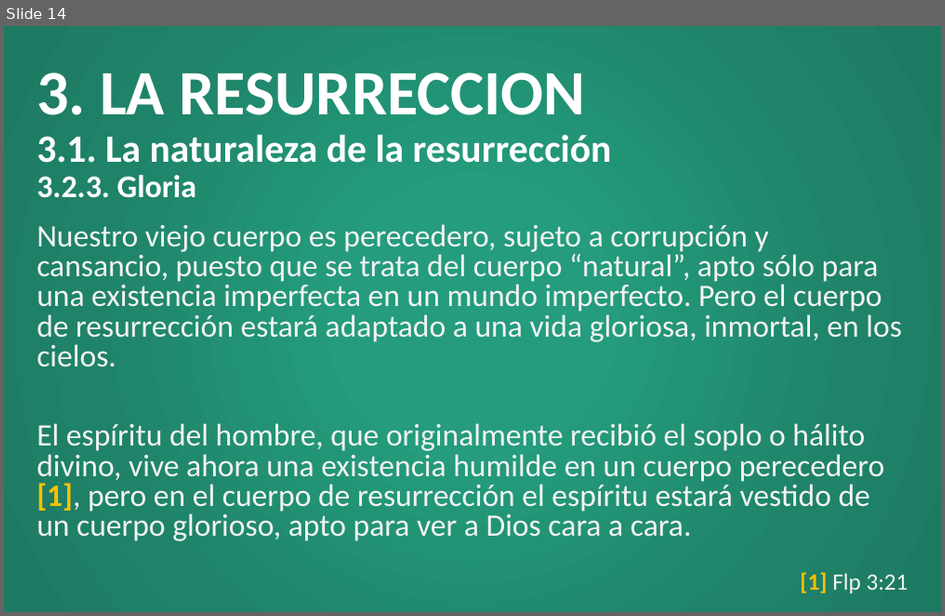
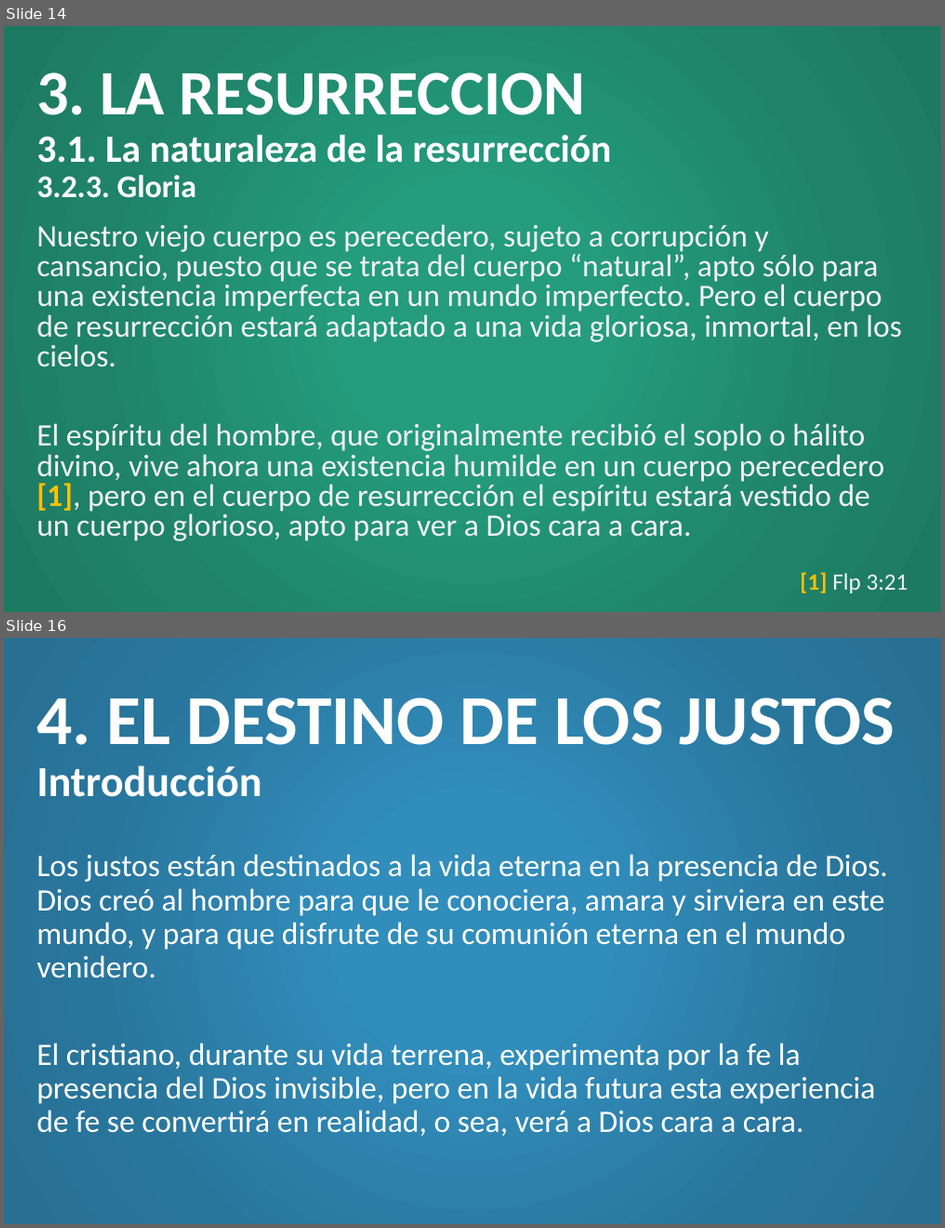
Before and after one commit to CreyTuning/documents, a slide deck: slideshow/Teologia Sistematica y Biblica - Myer Pearlman/Clases/10. Acontecimientos finales.pptx. Shown one above the other, each under a label of ours: slide 14 before the commit, slides 14 and 16 after it; the slides between them are not shown. The pictures are 945x616 and 945x1228 pixels, drawn with LibreOffice and Linux fonts; fonts in the diff are those of the drawing. Boxes give left, top, right and bottom in pixels: in the first picture for what was removed or moved away, otherwise in the second. Text is boxed around its words. In the diff, an @@ line names an element or a change of style, - is before the commit and + after.

```diff
--- a/slideshow/Teologia Sistematica y Biblica - Myer Pearlman/Clases/10. Acontecimientos finales.pptx
+++ b/slideshow/Teologia Sistematica y Biblica - Myer Pearlman/Clases/10. Acontecimientos finales.pptx
@@ slide 16 added at (x1=4, y1=638, x2=941, y2=1224), background gradient #318DBB to #29769D to #276F93 @@
@@ title added at (x1=37, y1=698, x2=895, y2=797), 54 pt, text #FFFFFF, bold @@
+4. EL DESTINO DE LOS JUSTOS
+Introducción
@@ text added at (x1=37, y1=854, x2=888, y2=1136), 24 pt, text #FFFFFF @@
+Los justos están destinados a la vida eterna en la presencia de Dios. Dios creó al hombre para que le conociera, amara y sirviera en este mundo, y para que disfrute de su comunión eterna en el mundo venidero.
+El cristiano, durante su vida terrena, experimenta por la fe la presencia del Dios invisible, pero en la vida futura esta experiencia de fe se convertirá en realidad, o sea, verá a Dios cara a cara.
```
Also in this commit, not shown: 20 other slides added, 2 other files.
